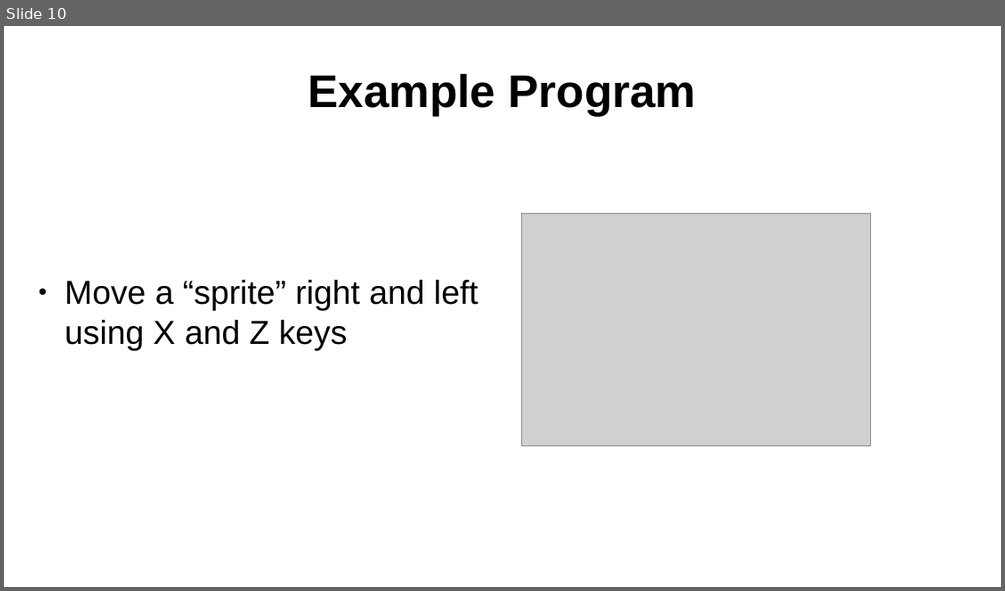
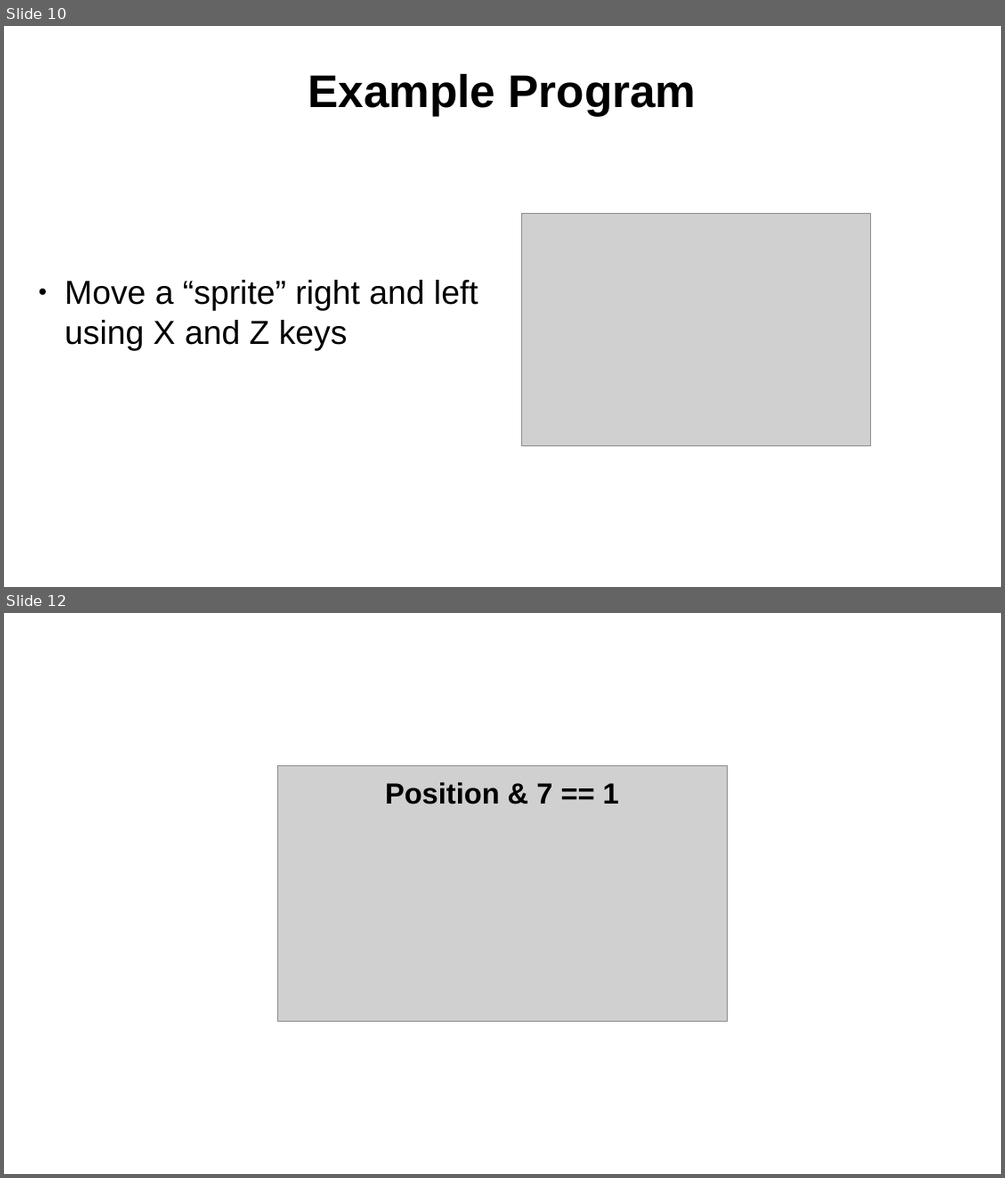
Before and after one commit to SlithyMatt/zxs-assembly-tutorial, a slide deck: Lesson12/Lesson12.odp. Shown one above the other, each under a label of ours: slide 10 before the commit, slides 10 and 12 after it; the slides between them are not shown. The pictures are 1005x591 and 1005x1178 pixels, drawn with LibreOffice and Linux fonts; fonts in the diff are those of the drawing; grey boxes stand for pictures. Boxes give left, top, right and bottom in pixels: in the first picture for what was removed or moved away, otherwise in the second. Text is boxed around its words. In the diff, an @@ line names an element or a change of style, - is before the commit and + after.

```diff
--- a/Lesson12/Lesson12.odp
+++ b/Lesson12/Lesson12.odp
@@ slide 12 added at (x1=4, y1=613, x2=1001, y2=1174), background #FFFFFF @@
@@ picture added at (x1=278, y1=766, x2=727, y2=1022) @@
@@ text added at (x1=385, y1=782, x2=619, y2=804), 28 pt, text #000000, bold @@
+Position & 7 == 1
```
Also in this commit, not shown: 1 slide changed, 4 other slides added, 6 other files.
